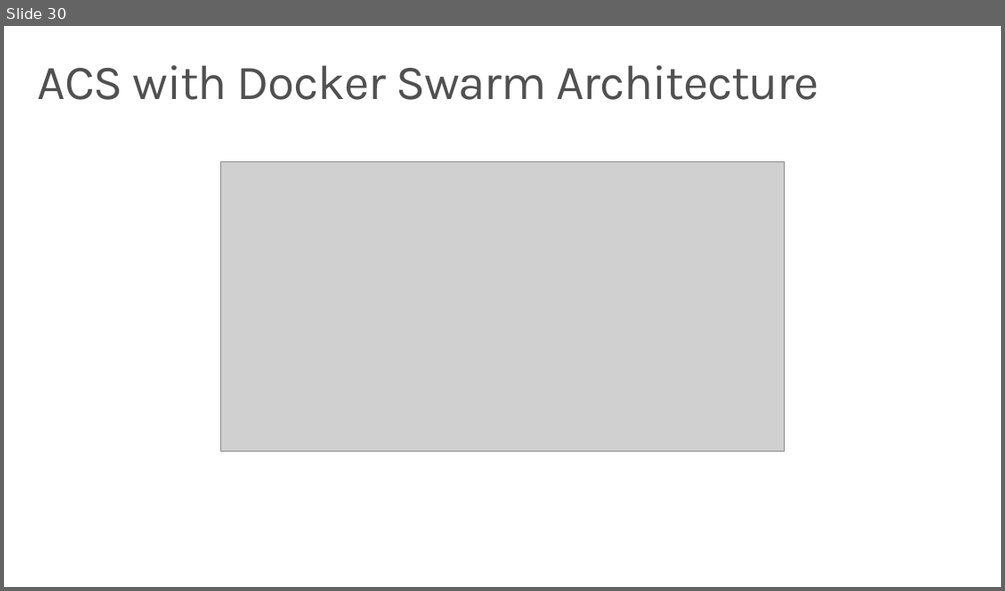
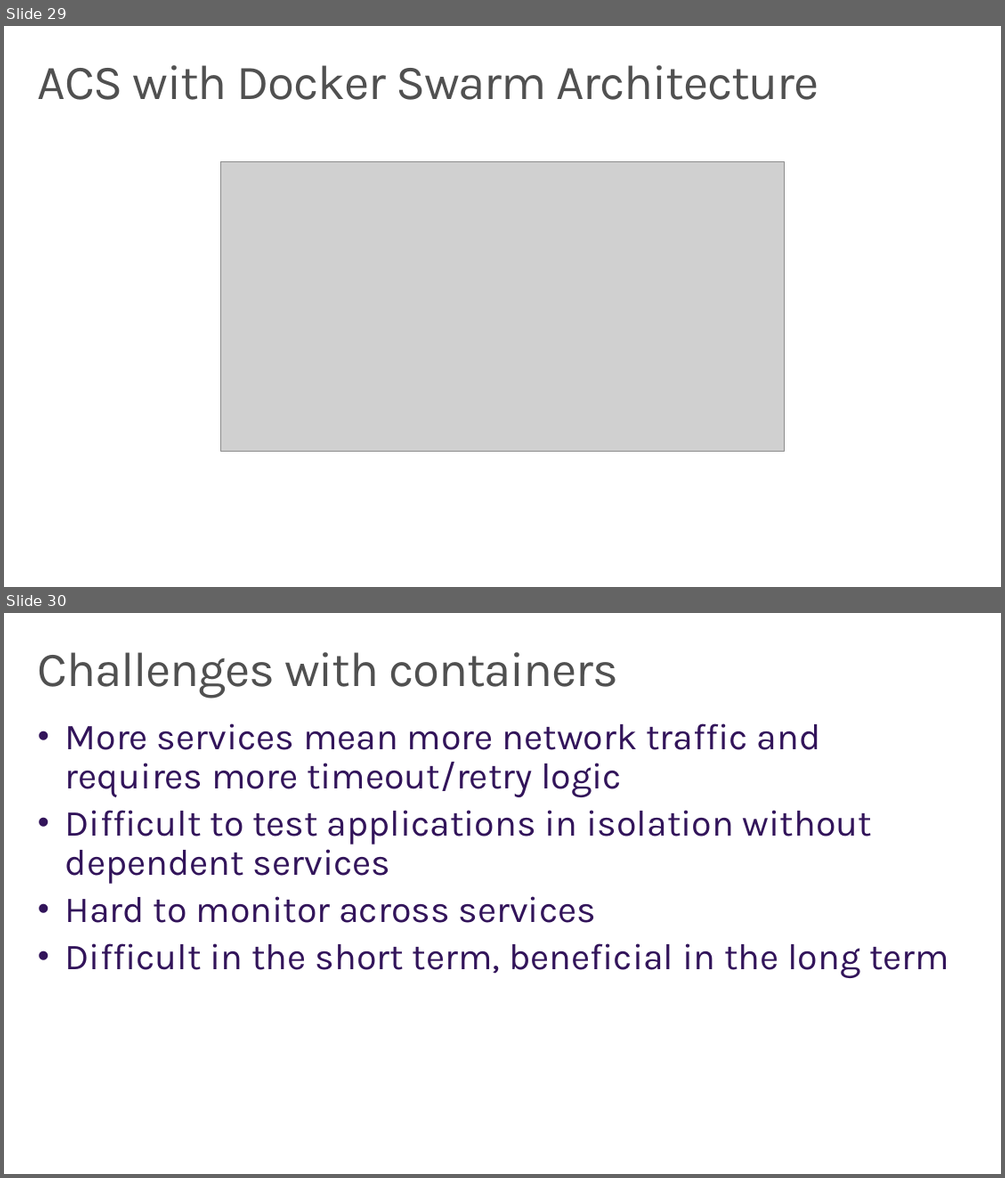
Before and after one commit to wely/DevCamp, a slide deck: Presentation/Module07-Containers.pptx. Shown one above the other, each under a label of ours: slide 30 before the commit, slides 29 and 30 after it. The pictures are 1005x591 and 1005x1178 pixels, drawn with LibreOffice and Linux fonts; fonts in the diff are those of the drawing; grey boxes stand for pictures; background and template pictures are left out. Boxes give left, top, right and bottom in pixels: in the first picture for what was removed or moved away, otherwise in the second. Text is boxed around its words. In the diff, an @@ line names an element or a change of style, - is before the commit and + after.

```diff
--- a/Presentation/Module07-Containers.pptx
+++ b/Presentation/Module07-Containers.pptx
@@ slide 30 added at [4,613,1001,1174], background #FFFFFF @@
@@ title added at [38,652,618,698], 48 pt, text #505050 @@
+Challenges with containers
@@ text added at [65,723,949,978], 36 pt, text #32145A @@
+• More services mean more network traffic and requires more timeout/retry logic
+• Difficult to test applications in isolation without dependent services
+• Hard to monitor across services
+• Difficult in the short term, beneficial in the long term
@@ what was slide 30 is now slide 29 @@
```
Also in this commit, not shown: 4 slides changed, 1 other slide added, 2 slides removed.
